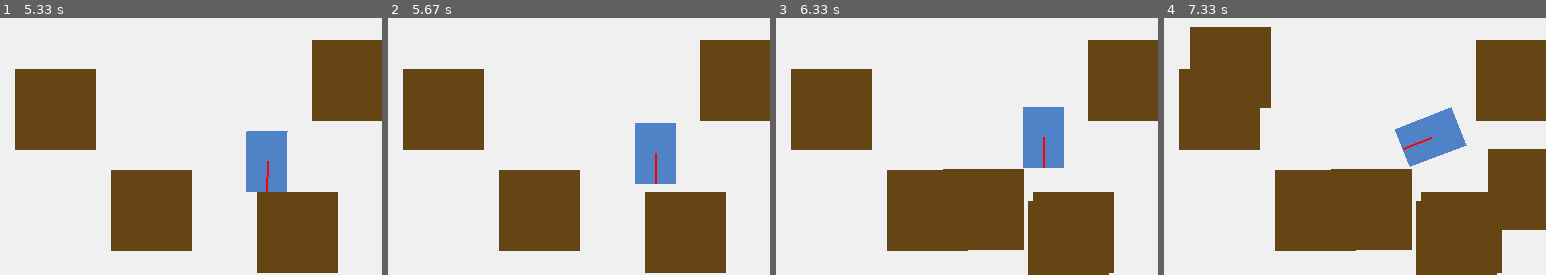
Above: before the commit, frames 1-4 (left to right).
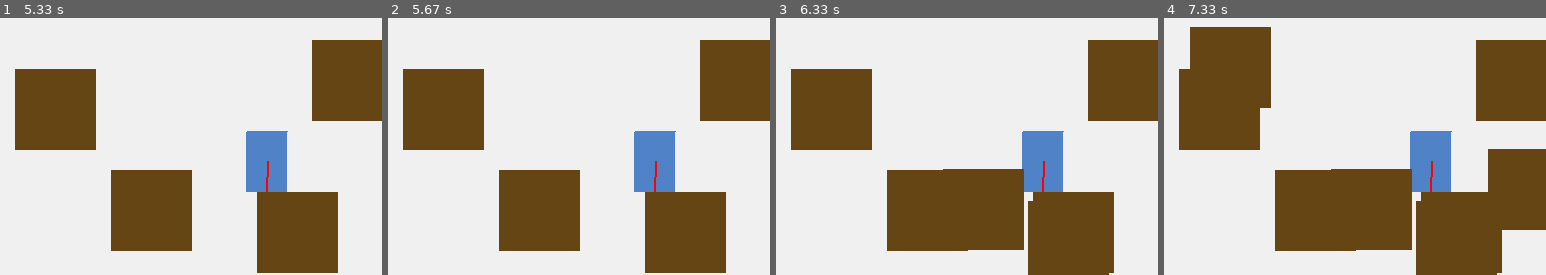
Above: after the commit, the same moments.

Repository: CrazyDreamer2000/ProjetRobotique-UL2IN013
Game: pygame game, started from Projet_Clean/main.py
Two runs of this game, one before a commit and one after it. Both use one fixed random seed, a clock stepped at 60 frames per second and the inputs below.
Inputs (mouse positions are % of the whole screen's width and height, from its top left):
- Up to frame 1 (5.33 s): click (50, 51) at 0.38 s; hold R 0.67-1.2 s; move the mouse to (6, 40) at 0.7 s; click (18, 46) at 1.28 s; click (36, 43) at 1.62 s; click (94, 91) at 1.95 s; click (68, 11) at 2.28 s; click (40, 10) at 2.62 s; click (67, 67) at 2.95 s; click (8, 80) at 3.28 s; click (15, 56) at 3.62 s; click (10, 48) at 3.95 s; click (20, 89) at 4.28 s; click (74, 37) at 4.62 s; click (51, 9) at 4.95 s; click (48, 62) at 5.28 s
- Up to frame 2 (5.67 s): click (30, 91) at 5.62 s
- Up to frame 3 (6.33 s): click (67, 68) at 5.95 s; click (55, 62) at 6.28 s
- Up to frame 4 (7.33 s): click (76, 58) at 6.62 s; click (86, 78) at 6.95 s; click (37, 35) at 7.28 s
The pictures show only the part of the screen within x 28-78%, y 25-75%; the shares and areas given below are measured in that part.

Frame 1 is identical in both runs. In frame 2, 0.8% of the frame differs, in the area x 64-76%, y 40-68%; in frame 3, 2.1%; in frame 4, 2.7%, in the area x 60-80%, y 34-68%.

Commit message:
Suppression de decision d'action si collision dans robot et gestion des collisions dans main. Creation AlgoEviter pour garder la logique temporairement

Diff:
--- a/Projet_Clean/controle/AlgoAvancer.py
+++ /dev/null
@@ -1,15 +0,0 @@
-import math
-
-def normaliser_angle(angle):
-    """Ramène un angle dans [-pi, pi]"""
-    return (angle + math.pi) % (2 * math.pi) - math.pi
-
-class AlgoAvancer:
-    """
-    Avance tout droit
-    """
-    def __init__(self, vitesse_roues):
-        self.v = vitesse_roues
-
-    def calculer_commande(self, robot, dt):
-        return self.v, self.v
--- /dev/null
+++ b/Projet_Clean/controle/AlgoEviter.py
@@ -0,0 +1,49 @@
+class AlgoEviter:
+    """
+    Algo temporaire:
+    - avance tout droit
+    - si collision: recule pendant T_recule
+    - puis tourne sur place pendant T_tourne
+    """
+
+    def __init__(
+        self,
+        vitesse_roues: float,
+        temps_recule_s: float = 1.0,
+        temps_tourne_s: float = 0.5,
+        sens: str = "gauche",
+    ):
+        self.v = float(vitesse_roues)
+        self.T_recule = float(temps_recule_s)
+        self.T_tourne = float(temps_tourne_s)
+        self.sens = sens
+
+        self.etat = "avance"
+        self.timer = 0.0
+
+    def calculer_commande(self, robot, dt):
+        # Detection collision -> declenchement evitement
+        if self.etat == "avance" and robot.en_collision:
+            self.etat = "recule"
+            self.timer = self.T_recule
+
+        if self.etat == "recule":
+            self.timer -= dt
+            if self.timer <= 0:
+                self.etat = "tourne"
+                self.timer = self.T_tourne
+            return -self.v, -self.v
+
+        if self.etat == "tourne":
+            self.timer -= dt
+            if self.timer <= 0:
+                self.etat = "avance"
+                return 0.0, 0.0
+
+            if self.sens == "gauche":
+                return -self.v, self.v
+            else:
+                return self.v, -self.v
+
+        # avance
+        return self.v, self.v
--- a/Projet_Clean/core/robot.py
+++ b/Projet_Clean/core/robot.py
@@ -30,24 +30,13 @@
             rotation_totale_droite=0.0,
         )
 
-        # Flag pour déterminer si le robot est en collision
+        self.vitesse_precedante = 0.0
+        self.capteurs = Capteurs(accelerometre=0.0, capteur_distance=0.0)
+
         self.en_collision = False
 
-        # Timer pour la reculade après collision
-        self.temps_reculade = 0.0  # Durée restante de reculade (en secondes)
-        self.temps_rotation = 0.0  # Durée restante de rotation d'évitement
-
-        self.TEMPS_RECULADE = 1.0  # Durée de reculade (augmentée pour bien dégager)
-        self.TEMPS_ROTATION = 1.05  # Durée de rotation (1.05s * 3.0rad/s ~= 180 deg)
-        self.VITESSE_RECULADE = -4.0  # Vitesse de roues en arrière (plus rapide)
-        self.VITESSE_ROTATION_EVITEMENT = 3.0 # Vitesse pour tourner après le choc
-
-        self.capteurs = Capteurs(accelerometre=0.0, capteur_distance=0.0)
-        self.vitesse_precedante = 0.0  #pour calculer le acceleration
-        self.vitesse_linaire_actuellement = 0.0
-
     def maj_capteurs(self, dt, monde, vitesse_actuelle):
-        """renouvMettre à jour l'état du capteur du robot"""
+        """Mettre à jour l'état du capteur du robot"""
 
         "(a = Δv / Δt)"
 
@@ -66,8 +55,6 @@
         self.capteurs.capteur_distance = dist
 
 
-
-
     def definir_commande_roues(self, vitesse_rotation_gauche: float, vitesse_rotation_droite: float):
         self.commande = CommandeRoues(vitesse_rotation_gauche, vitesse_rotation_droite)
 
@@ -84,51 +71,26 @@
             monde: Instance de Monde pour vérifier les collisions (optionnel)
         """
 
-        # 1. Gestion des commandes (Priorité : Reculade -> Rotation -> Algorithme)
-        # On utilise une structure if/elif pour prioriser l'évitement d'obstacle
-        if self.temps_reculade > 0:
-            # Phase 1 : Reculade (Le robot recule pour se dégager du mur)
-            self.roues.vitesse_rotation_gauche = self.VITESSE_RECULADE
-            self.roues.vitesse_rotation_droite = self.VITESSE_RECULADE
-            self.temps_reculade -= dt
+        if dt<0:
+            return
 
-            # Une fois la reculade terminée, on passe à la phase de rotation
-            if self.temps_reculade <= 0:
-                self.temps_rotation = self.TEMPS_ROTATION
+        # Application de la commande
+        self.roues.vitesse_rotation_gauche = self.commande.vitesse_rotation_gauche
+        self.roues.vitesse_rotation_droite = self.commande.vitesse_rotation_droite
 
-        elif self.temps_rotation > 0:
-            # Phase 2 : Rotation (Le robot tourne sur place pour changer de direction)
-            self.roues.vitesse_rotation_gauche = -self.VITESSE_ROTATION_EVITEMENT
-            self.roues.vitesse_rotation_droite = self.VITESSE_ROTATION_EVITEMENT
-            self.temps_rotation -= dt
-
-        else:
-            # Phase 3 : Normal (Le robot suit l'algorithme principal, ex: Carré)
-            self.en_collision = False # On libère le flag seulement ici
-            self.roues.vitesse_rotation_gauche = self.commande.vitesse_rotation_gauche
-            self.roues.vitesse_rotation_droite = self.commande.vitesse_rotation_droite
-
-        # 2. Mise à jour de l'état des roues
+        # Mise a jour de l'etat des roues
         self.roues.rotation_totale_gauche += self.roues.vitesse_rotation_gauche * dt
         self.roues.rotation_totale_droite += self.roues.vitesse_rotation_droite * dt
 
-        # 3. Calcul de la nouvelle position théorique
+        # Calcul de la nouvelle position possible
         vitesse_avant, vitesse_rotation = self.modele_mouvement.vitesses_robot_depuis_roues(
             self.roues.vitesse_rotation_gauche,
             self.roues.vitesse_rotation_droite
         )
         pos_suiv = self.modele_mouvement.avance_pos(self.pos, vitesse_avant, vitesse_rotation, dt)
 
-        # 4. Application du mouvement avec sécurité
-        # On vérifie la collision AVANT d'appliquer la position, même si on recule
-        if monde.collision(pos_suiv):
-            # Collision ! On ne bouge pas (on garde self.pos actuel)
-            self.en_collision = True
-            # On déclenche la séquence d'évitement (Reculade puis Rotation)
-            self.temps_reculade = self.TEMPS_RECULADE
-            self.temps_rotation = 0.0 # Reset de la rotation pour forcer la reculade d'abord
-        else:
-            # Voie libre : on applique la nouvelle position
+        self.en_collision = monde.collision(pos_suiv)
+        if not self.en_collision:
             self.pos = pos_suiv
 
         # Normaliser l'orientation dans [-pi, +pi]
--- a/Projet_Clean/main.py
+++ b/Projet_Clean/main.py
@@ -5,7 +5,7 @@
 from monde import Obstacle, Monde
 from controle.AlgoCarre import AlgoCarre
 from controle.AlgoTournerSurPlace import AlgoTournerSurPlace
-from controle.AlgoAvancer import AlgoAvancer
+from controle.AlgoEviter import AlgoEviter
 from affichage.pygame_view import dessiner_robot, dessiner_obstacles
 
 parser = argparse.ArgumentParser()
@@ -14,7 +14,7 @@
     "--algo",
     type=str,
     default="carre",
-    choices=["carre", "tourner", "avancer"],
+    choices=["carre", "tourner", "eviter"],
     help="Nom de l'algorithme (carre, tourner)"
 )
 parser.add_argument(
@@ -34,7 +34,7 @@
 
 # Algorithmes
 ALGOS = {
-            "avancer" : AlgoAvancer,
+            "eviter" : AlgoEviter,
             "tourner" : AlgoTournerSurPlace,
             "carre" : AlgoCarre
         }
@@ -43,9 +43,7 @@
 screen = pygame.display.set_mode((cfg.LONGUEUR_MONDE * cfg.SCALE, cfg.LARGEUR_MONDE * cfg.SCALE))
 clock = pygame.time.Clock()
 
-robot = Robot(cfg.RAYON_ROUE, cfg.ECARTEMENT_ROUES, args.orientation)
-robot.pos.x = cfg.LONGUEUR_MONDE / 2 # metres
-robot.pos.y = cfg.LARGEUR_MONDE / 2 #
+robot = Robot(cfg.RAYON_ROUE, cfg.ECARTEMENT_ROUES, args.orientation, cfg.LONGUEUR_MONDE / 2, cfg.LARGEUR_MONDE / 2)
 
 monde = Monde()
 algo = ALGOS[args.algo](args.vitesse_roues)
@@ -65,28 +63,14 @@
         # Réinitialisation avec la touche R
         if event.type == pygame.KEYDOWN:
             if event.key == pygame.K_r:
-                robot = Robot(cfg.RAYON_ROUE, cfg.ECARTEMENT_ROUES, args.orientation)
-                robot.pos.x = cfg.LONGUEUR_MONDE / 2
-                robot.pos.y = cfg.LARGEUR_MONDE / 2
+                robot = Robot(cfg.RAYON_ROUE, cfg.ECARTEMENT_ROUES, args.orientation, cfg.LONGUEUR_MONDE / 2, cfg.LARGEUR_MONDE / 2)
                 monde = Monde() # On vide aussi les obstacles pour repartir à zéro
                 algo = ALGOS[args.algo](args.vitesse_roues)
 
+    v_r_g, v_r_d = algo.calculer_commande(robot, dt)
+    robot.definir_commande_roues(v_r_g, v_r_d)
+    robot.step(dt, monde)
 
-
-    # Gestion de l'IA et des collisions
-    if robot.en_collision:
-        if not etait_en_collision:
-            # C'est le tout début de la collision : on prévient l'algo
-            if hasattr(algo, 'traiter_collision'):
-                algo.traiter_collision()
-        etait_en_collision = True
-    else:
-        etait_en_collision = False
-        # Voie libre, on continue l'algorithme normalement
-        v_r_g, v_r_d = algo.calculer_commande(robot, dt)
-        robot.definir_commande_roues(v_r_g, v_r_d)
-
-    robot.step(dt, monde)
     robot.maj_capteurs(dt, monde, robot.vitesse_linaire_actuellement)
 
     screen.fill((240, 240, 240))
Empty file added: Projet_Clean/core/geom.py
